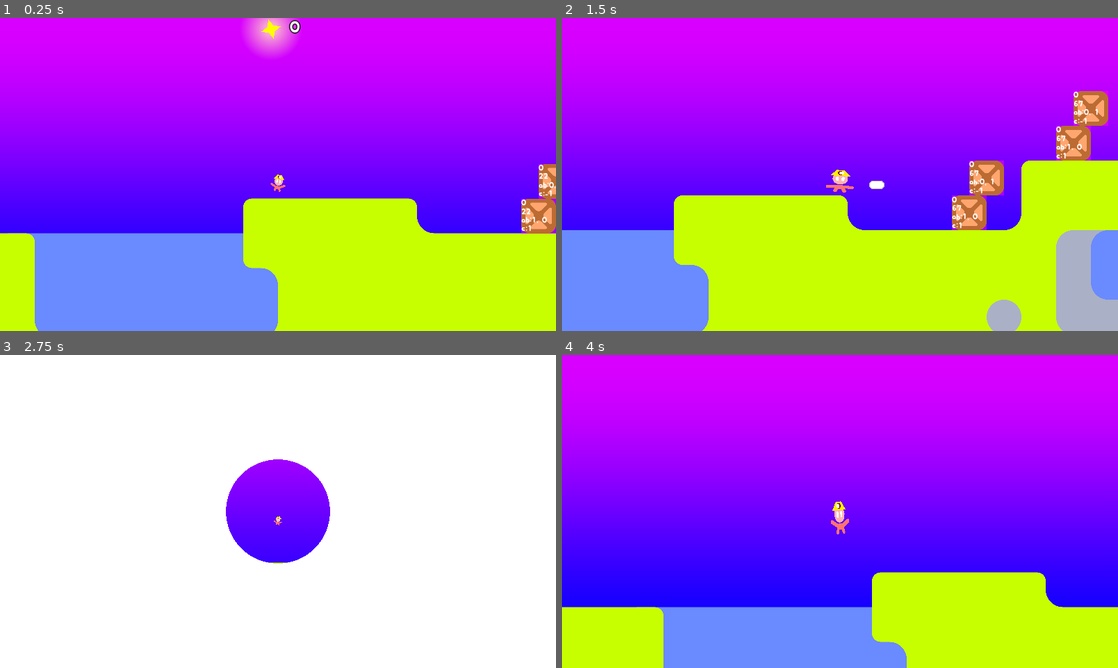
Above: before the commit, frames 1-4 (two rows, left to right).
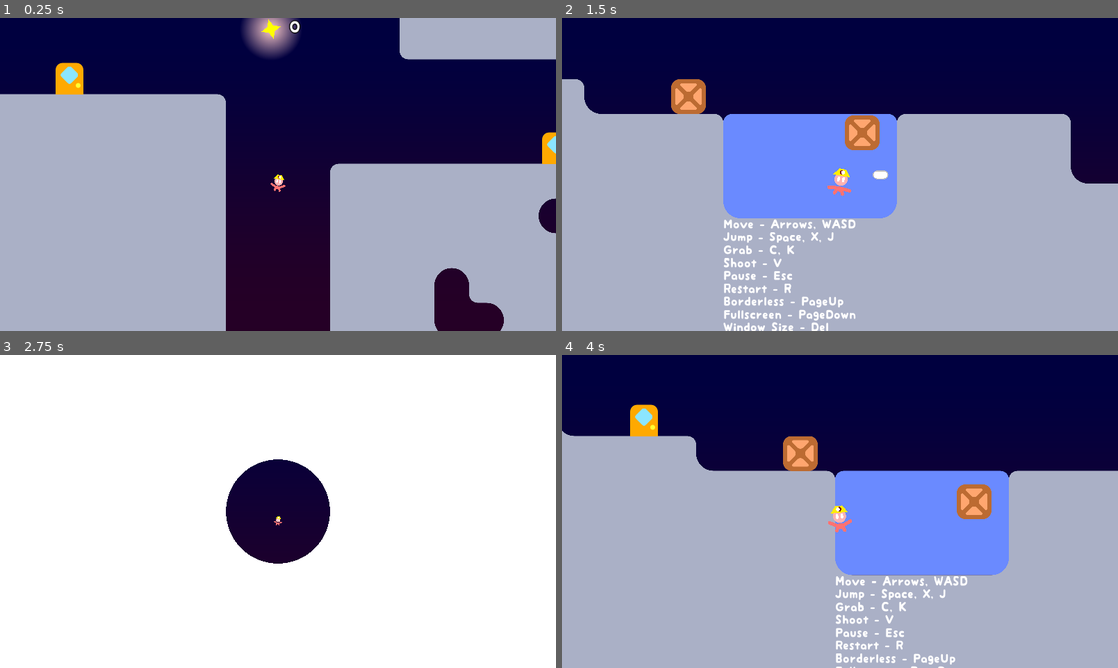
Above: after the commit, the same moments.

Repository: HarmonyHoney/tiny_crate2
Game: Godot game, scene res://src/map/cave/0_hub.tscn
The game is run twice, just before and just after one commit, with the same random seed, the same clock (stepped at 60 frames per second) and the same inputs. The engine's default icon, where the game draws it, is replaced by a stand-in: a white triangle on a blue panel in a dark square.
Inputs:
- Up to frame 1 (0.25 s): no input
- Up to frame 2 (1.5 s): tap Enter at 0.5 s; hold Right (right) 0.53-1.28 s; hold C (grab) 0.53-1.28 s; tap Space (jump) at 0.77 s; hold Down (down) from 1.28 s (still down); tap V (shoot) at 1.35 s
- Up to frame 3 (2.75 s): tap Space (jump) at 1.52 s; release Down (down) at 2.03 s; hold Right (right) from 2.03 s (still down); tap R at 2.1 s
- Up to frame 4 (4 s): release Right (right) at 2.78 s; hold Up (up) 2.78-3.53 s; tap P at 2.85 s; tap Space (jump) at 3.02, 3.77 s; hold Left (left) from 3.53 s (still down); hold C (grab) from 3.53 s (still down)

The runs differ from the first frame. In frame 1, 100% of the frame differs, in the area x 0-100%, y 0-100%; in frame 2, 97%; in frame 3, 4.9%; in frame 4, 100%.

Commit message:
prepare for sharing (:

Diff:
--- a/project.godot
+++ b/project.godot
@@ -44,7 +44,9 @@
 
 [application]
 
-config/name="New1"
+config/name="Tiny Crate 2 Test"
+config/description="by Harmony Honey
+hhoney.net"
 run/main_scene="res://src/map/cave/0_hub.tscn"
 config/icon="res://media/image/box_icon.png"
 
@@ -64,8 +66,8 @@
 window/size/width=1600
 window/size/height=900
 window/size/borderless=true
-window/size/test_width=1920
-window/size/test_height=1081
+window/size/test_width=1922
+window/size/test_height=1080
 window/stretch/mode="2d"
 window/stretch/aspect="keep"
 
@@ -135,6 +137,21 @@
 "events": [ Object(InputEventKey,"resource_local_to_scene":false,"resource_name":"","device":0,"alt":false,"shift":false,"control":false,"meta":false,"command":false,"pressed":false,"scancode":16777255,"physical_scancode":0,"unicode":0,"echo":false,"script":null)
  ]
 }
+debug_borderless={
+"deadzone": 0.5,
+"events": [ Object(InputEventKey,"resource_local_to_scene":false,"resource_name":"","device":0,"alt":false,"shift":false,"control":false,"meta":false,"command":false,"pressed":false,"scancode":16777235,"physical_scancode":0,"unicode":0,"echo":false,"script":null)
+ ]
+}
+debug_fullscreen={
+"deadzone": 0.5,
+"events": [ Object(InputEventKey,"resource_local_to_scene":false,"resource_name":"","device":0,"alt":false,"shift":false,"control":false,"meta":false,"command":false,"pressed":false,"scancode":16777236,"physical_scancode":0,"unicode":0,"echo":false,"script":null)
+ ]
+}
+debug_screen={
+"deadzone": 0.5,
+"events": [ Object(InputEventKey,"resource_local_to_scene":false,"resource_name":"","device":0,"alt":false,"shift":false,"control":false,"meta":false,"command":false,"pressed":false,"scancode":16777224,"physical_scancode":0,"unicode":0,"echo":false,"script":null)
+ ]
+}
 
 [layer_names]
 
--- a/src/actor/Box.tscn
+++ b/src/actor/Box.tscn
@@ -40,7 +40,6 @@
 z_index = 5
 z_as_relative = false
 script = ExtResource( 2 )
-is_draw_size = true
 is_moving = true
 is_solid = true
 is_colliding = true
@@ -96,6 +95,7 @@
 default_color = Color( 0.741176, 0.423529, 0.2, 1 )
 
 [node name="Debug" type="Node2D" parent="."]
+visible = false
 
 [node name="Label" type="Label" parent="Debug"]
 margin_left = -50.0
--- a/src/autoload/BG.gd
+++ b/src/autoload/BG.gd
@@ -3,6 +3,10 @@
 export var pc : PoolColorArray
 
 onready var mat : ShaderMaterial = $ColorRect.material
+
+func custom(col1, col2):
+	mat.set_shader_param("c0", col1)
+	mat.set_shader_param("c1", col2)
 
 func color(arg := 0):
 	var t = arg * 2
--- a/src/autoload/Shared.gd
+++ b/src/autoload/Shared.gd
@@ -19,10 +19,26 @@
 signal scene_after
 
 var goals := []
+var debug_screen := 0
+var debug_screen_limit := 4
 
 
 func _ready():
 	Wipe.connect("close", self, "change_scene")
+
+func _input(event):
+	if event.is_action_pressed("debug_borderless"):
+		OS.window_borderless = !OS.window_borderless
+
+	if event.is_action_pressed("debug_fullscreen"):
+		OS.window_fullscreen = !OS.window_fullscreen
+
+	if event.is_action_pressed("debug_screen"):
+		debug_screen = posmod(debug_screen + 1, debug_screen_limit)
+		var frac = float(debug_screen + 1) / debug_screen_limit
+		var gss = OS.get_screen_size() * frac
+		OS.window_size = gss + Vector2(2 if frac == 1.0 else 0, 0)
+		OS.center_window()
 
 func change_scene(_path := current_scene):
 	if _path != "":
--- a/src/map/cave/0_hub.tscn
+++ b/src/map/cave/0_hub.tscn
@@ -1,15 +1,22 @@
-[gd_scene load_steps=6 format=2]
+[gd_scene load_steps=8 format=2]
 
+[ext_resource path="res://media/font/mini-wakuwaku.otf" type="DynamicFontData" id=1]
 [ext_resource path="res://src/stage/SolidMap.tscn" type="PackedScene" id=8]
 [ext_resource path="res://src/stage/spike_map.tscn" type="PackedScene" id=9]
 [ext_resource path="res://src/actor/Door.tscn" type="PackedScene" id=10]
 [ext_resource path="res://src/actor/Box.tscn" type="PackedScene" id=11]
 [ext_resource path="res://src/actor/color_change.gd" type="Script" id=12]
 
+[sub_resource type="DynamicFont" id=1]
+size = 33
+font_data = ExtResource( 1 )
+
 [node name="Node2D" type="Node2D"]
 
 [node name="Water" parent="." instance=ExtResource( 8 )]
 modulate = Color( 0.419608, 0.545098, 1, 1 )
+z_index = -10
+collision_layer = 0
 tile_data = PoolIntArray( -2097122, 0, 0, -2097121, 0, 0, -2097120, 0, 0, -2097119, 0, 0, -2097118, 0, 0, -2097117, 0,  …(2389 unchanged characters)…
 type = 1
 
@@ -79,7 +86,7 @@
 
 [node name="Spawn" parent="Actors" instance=ExtResource( 10 )]
 visible = false
-position = Vector2( 1900, -3250 )
+position = Vector2( -750, -950 )
 scene_path = "spawn"
 
 [node name="Door" parent="Actors" instance=ExtResource( 10 )]
@@ -110,6 +117,10 @@
 position = Vector2( -1350, -1150 )
 scene_path = "res://src/map/cave/7.tscn"
 
+[node name="Door8" parent="Actors" instance=ExtResource( 10 )]
+position = Vector2( -4350, -3050 )
+scene_path = "res://src/map/hub.tscn"
+
 [node name="Node2D" type="Node2D" parent="Actors"]
 position = Vector2( -1100, -2700 )
 script = ExtResource( 12 )
@@ -119,3 +130,20 @@
 modulate = Color( 1, 0, 0, 0.196078 )
 margin_right = 600.0
 margin_bottom = 900.0
+
+[node name="Controls" type="Label" parent="."]
+margin_left = -900.0
+margin_top = 700.0
+margin_right = -400.0
+margin_bottom = 1350.0
+custom_fonts/font = SubResource( 1 )
+text = "Move - Arrows, WASD
+Jump - Space, X, J
+Grab - C, K
+Shoot - V
+Pause - Esc
+Restart - R
+Borderless - PageUp
+Fullscreen - PageDown
+Window Size - Del
+Debug Log - F12"
--- a/src/map/hub.tscn
+++ b/src/map/hub.tscn
@@ -1,11 +1,19 @@
-[gd_scene load_steps=5 format=2]
+[gd_scene load_steps=6 format=2]
 
 [ext_resource path="res://src/stage/SolidMap.tscn" type="PackedScene" id=1]
 [ext_resource path="res://src/stage/spike_map.tscn" type="PackedScene" id=2]
 [ext_resource path="res://src/actor/Door.tscn" type="PackedScene" id=4]
 [ext_resource path="res://src/actor/Box.tscn" type="PackedScene" id=5]
 
+[sub_resource type="GDScript" id=1]
+script/source = "extends Node2D
+
+func _ready():
+	BG.custom(Color(\"d900ff\"), Color(\"0000ff\"))
+"
+
 [node name="Node2D" type="Node2D"]
+script = SubResource( 1 )
 
 [node name="SolidMap" parent="." instance=ExtResource( 1 )]
 tile_data = PoolIntArray( 131015, 0, 0, 131016, 0, 0, 131017, 0, 0, 131018, 0, 0, 131019, 0, 0, 131020, 0, 0, 131021, 0 …(7549 unchanged characters)…
@@ -45,7 +53,7 @@
 
 [node name="Door7" parent="Actors" instance=ExtResource( 4 )]
 position = Vector2( -3250, 50 )
-scene_path = "res://src/map/hub2.tscn"
+scene_path = "res://src/map/cave/0_hub.tscn"
 
 [node name="Door6" parent="Actors" instance=ExtResource( 4 )]
 visible = false
